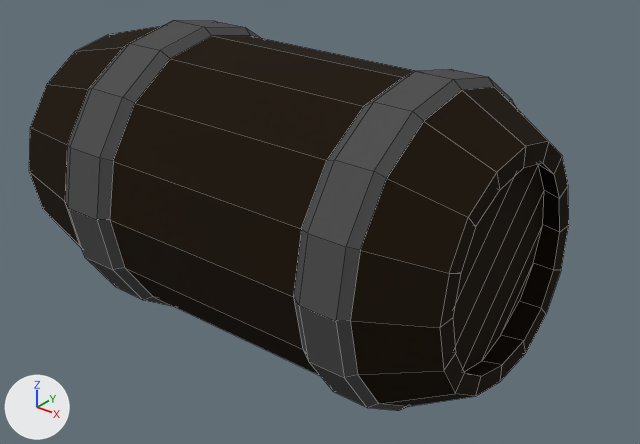
The Blender file figments-of-fuyan-raw/game/tile_objects/varoma/barrel.blend: old version first, new version second.
Before and after are seen from a camera (50 mm lens) standing at (1.329, -1.585, 1.337) and looking at (0.049, 0.016, 0.345). The lights are fixed; the arrows at lower left show +X, +Y and +Z. The older version comes first. Mesh edges are drawn as thin lines. The same objects are shown in both versions, whatever each file hides.

Objects in the first picture: 'Barrel3-col'.
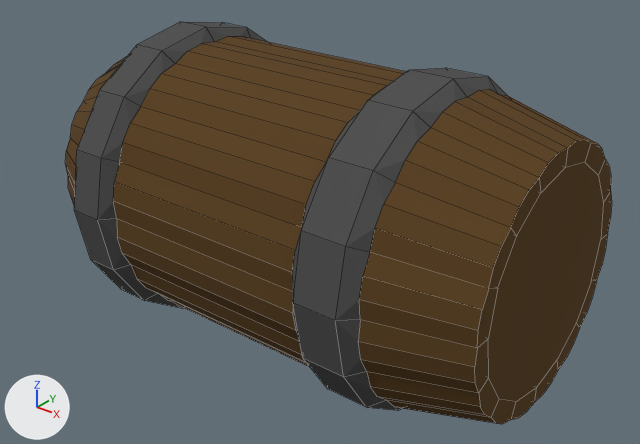
What differs and where, as boxes [x1, y1, x2, y2] in the pictures (640 x 444 px):
'Barrel3-col', reshaped
    before: [29, 20, 569, 411]
    after: [65, 22, 612, 424]

What the commit changed:
Mesh me_plane_005 is new.
It has 496 vertices, 411 faces and spans x -0.614..0.686, y -0.399..0.399, z -0.002..0.796.
It uses material mat_basematerial.
Object 'Barrel3-col' (ob_barrel3_col) now shows me_plane_005 instead of me_plane_009.
